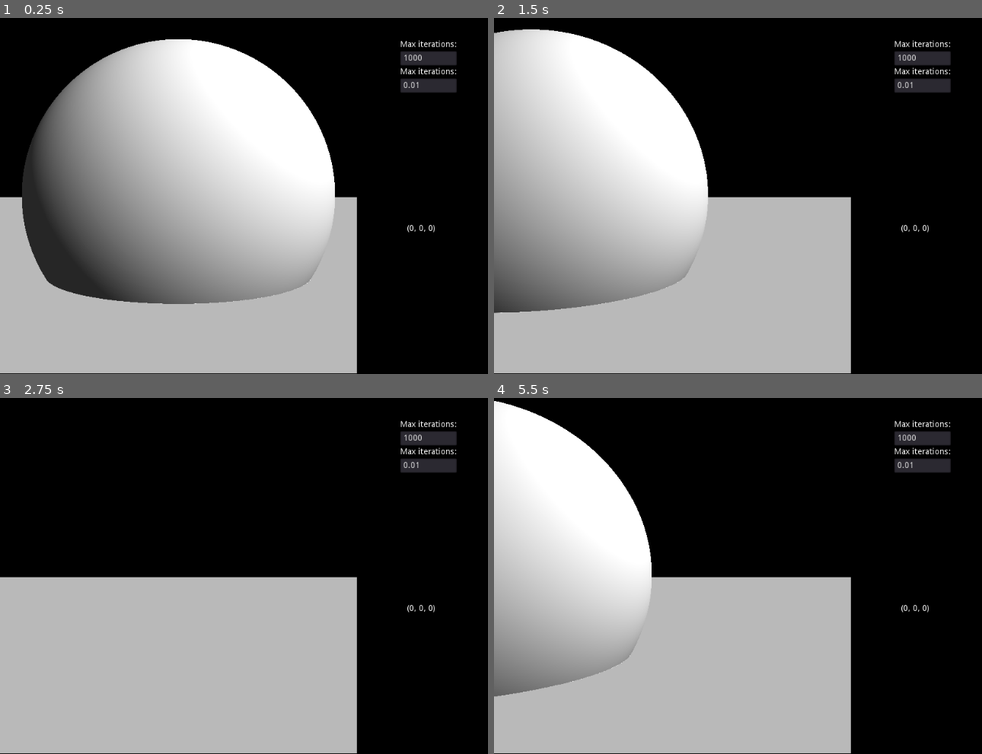
Above: before the commit, frames 1-4 (two rows, left to right).
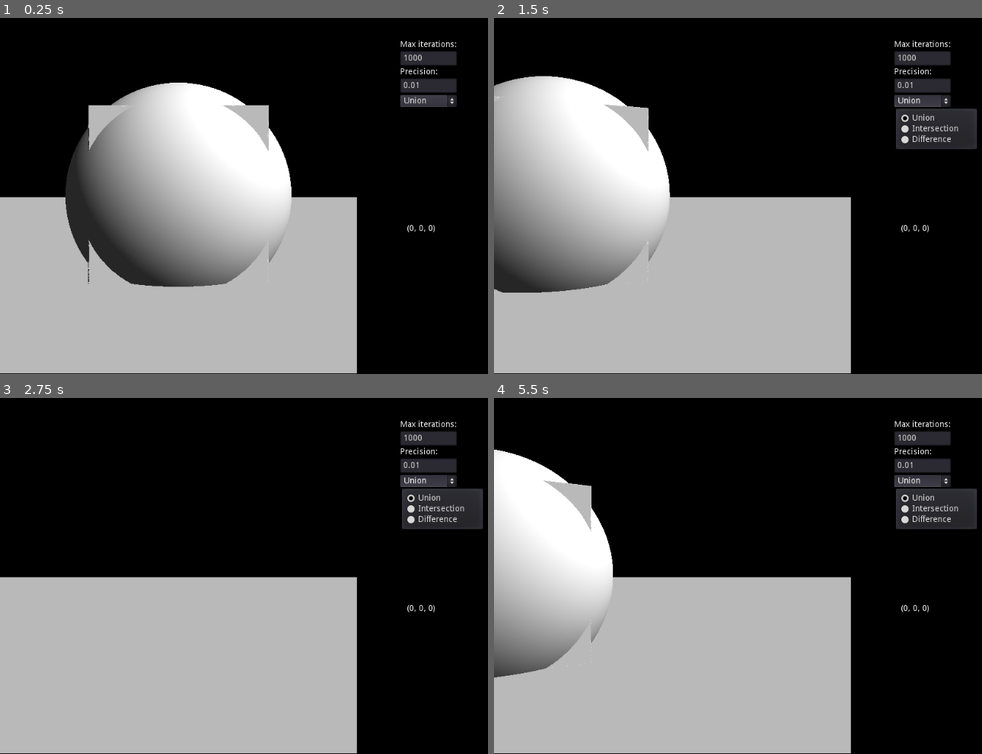
Above: after the commit, the same moments.

Repository: Castux/code-club
Game: Godot game, scene res://Raymarching/Raymarching.tscn
Two runs of this game, one before a commit and one after it. Both use one fixed random seed, a clock stepped at 60 frames per second and the inputs below. This scene is started directly instead of the project's main scene.
Inputs (mouse positions are in pixels of both pictures, inside the frame that each line leads up to):
- Up to frame 1 (0.25 s): no input
- Up to frame 2 (1.5 s): click (923, 99) at 0.5 s, where only the run after the commit has a clickable "Union"; tap Enter at 1.25 s; hold Right from 1.28 s (still down); hold Q from 1.28 s (still down)
- Up to frame 3 (2.75 s): release Right at 2.03 s; release Q at 2.03 s; hold Down from 2.03 s (still down); tap Q at 2.1 s
- Up to frame 4 (5.5 s): tap Space at 2.75, 4.25 s; release Down at 2.78 s; hold Right 2.78-3.53 s; hold Q 2.78-3.53 s; tap Enter at 3.5, 5 s; hold Up 3.53-4.28 s; tap Q at 3.6, 5.1 s; hold Q 4.28-5.03 s; hold Left from 4.28 s (still down)

The runs differ from the first frame. In frame 1, 24% of the frame differs, in the area x 4-94%, y 5-81%; in frame 2, 16%; in frame 3, 2.4%; in frame 4, 12%.

Commit message:
CSG

Diff:
--- a/shadertoys/Raymarching/Raymarching.gd
+++ b/shadertoys/Raymarching/Raymarching.gd
@@ -7,6 +7,10 @@
 
 # Called when the node enters the scene tree for the first time.
 func _ready():
+	$Buttons/Op.add_item("Union")
+	$Buttons/Op.add_item("Intersection")
+	$Buttons/Op.add_item("Difference")
+
 	pass # Replace with function body.
 
 # Called every frame. 'delta' is the elapsed time since the previous frame.
@@ -39,6 +43,7 @@
 
 	$Canvas.material.set_shader_param("maxIter", int($Buttons/MaxIter.text))
 	$Canvas.material.set_shader_param("precision", float($Buttons/Precision.text))
+	$Canvas.material.set_shader_param("op", float($Buttons/Op.selected))
 
 func unfocus():
 	set_focus_mode(Control.FOCUS_ALL);
--- a/shadertoys/Raymarching/Raymarching.shader
+++ b/shadertoys/Raymarching/Raymarching.shader
@@ -7,15 +7,32 @@
 uniform int maxIter = 1000;
 uniform float precision = 0.01;
 
+uniform int op = 0;
 
 float union(float d1, float d2)
 {
 	return min(d1, d2);
 }
 
+float intersection(float d1, float d2)
+{
+	return max(d1, d2);
+}
+
+float difference(float d1, float d2)
+{
+	return max(d1, -d2);
+}
+
 float sphere(vec3 x, vec3 center, float rad)
 {
 	return length(x - center) - rad;
+}
+
+float cube(vec3 x, vec3 center, float size)
+{
+	vec3 tmp = abs(x - center) - vec3(size, size, size);
+	return max(tmp.x, max(tmp.y, tmp.z));
 }
 
 float plane(vec3 pos, vec3 normal, float offset)
@@ -25,11 +42,25 @@
 
 float distanceFunction(vec3 pos)
 {
-	float s = sphere(pos, vec3(0,0,-5), 2);
+	float s = sphere(pos, vec3(0,0,-5), 1.5);
 	float p = plane(pos, vec3(0,1,0), -1);
+	float c = cube(pos, vec3(0,0,-5), 1);
 
+	float mainObj;
+	if(op == 0)
+	{
+		mainObj = union(s,c);
+	}
+	else if(op == 1)
+	{
+		mainObj = intersection(s,c);
+	}
+	else if(op == 2)
+	{
+		mainObj = difference(s,c);
+	}
 
-	return union(s,p);
+	return union(mainObj,p);
 }
 
 vec3 gradient(vec3 pos)
@@ -77,7 +108,7 @@
 	ray = normalize(ray);
 
 	bool maxedOut;
-	vec3 intersection = march(position, ray, maxedOut);
+	vec3 inter = march(position, ray, maxedOut);
 
 	if(maxedOut)
 	{
@@ -85,7 +116,7 @@
 	}
 	else
 	{
-		vec3 grad = normalize(gradient(intersection));
+		vec3 grad = normalize(gradient(inter));
 		float shade = dot(normalize(grad), normalize(vec3(1,1,1)));
 
 		if(shade < 0.0)
--- a/shadertoys/Raymarching/Raymarching.tscn
+++ b/shadertoys/Raymarching/Raymarching.tscn
@@ -10,6 +10,7 @@
 shader_param/fov = 1.0
 shader_param/maxIter = 1000
 shader_param/precision = 0.01
+shader_param/op = 0
 shader_param/ambiant = 0.15
 
 [node name="Raymarching" type="Control"]
@@ -62,7 +63,7 @@
 margin_top = 46.0
 margin_right = 95.0
 margin_bottom = 60.0
-text = "Max iterations:"
+text = "Precision:"
 
 [node name="Precision" type="LineEdit" parent="Buttons"]
 margin_top = 64.0
@@ -72,5 +73,10 @@
 text = "0.01"
 focus_mode = 1
 
+[node name="Op" type="OptionButton" parent="Buttons"]
+margin_top = 92.0
+margin_right = 95.0
+margin_bottom = 112.0
+
 [connection signal="mouse_entered" from="Background" to="." method="unfocus"]
 [connection signal="mouse_entered" from="Canvas" to="." method="unfocus"]
